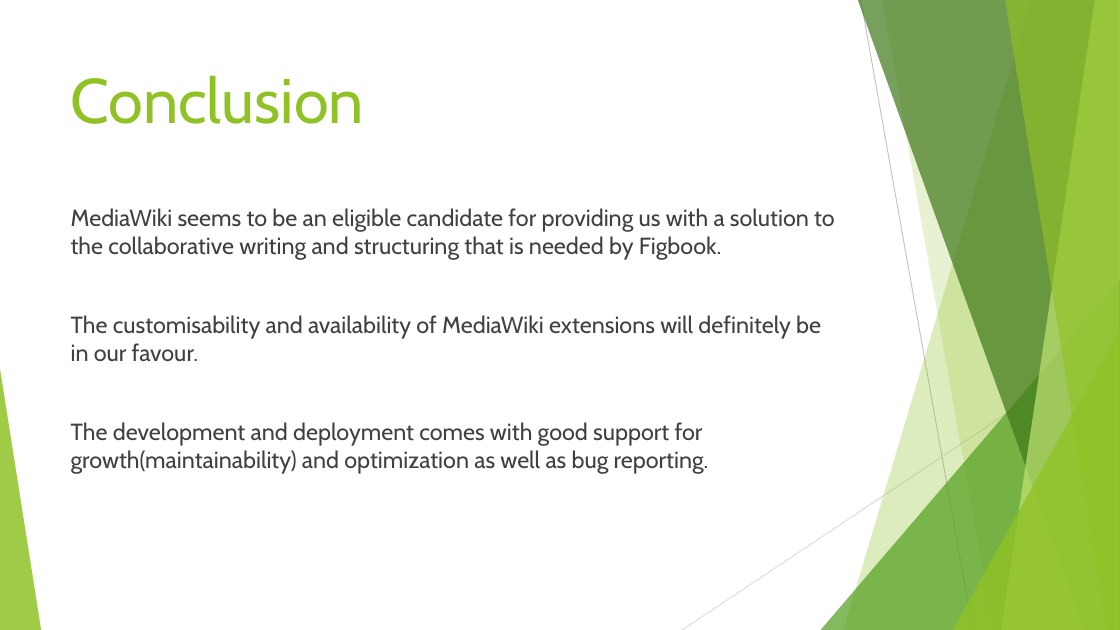
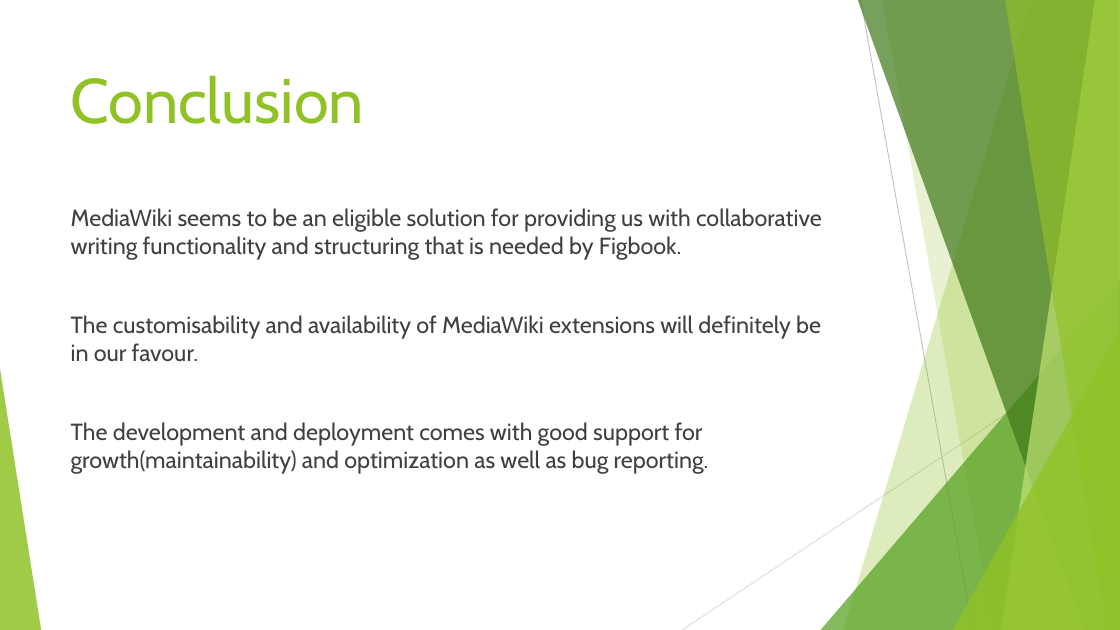
Before and after one commit to SpheMalo/COS-301-Main-Project, a slide deck: slide 5 of MediaWiki Research/MediaWikiInstallationAndDeploymentPresentation.pptx. Drawn at 1120x630 pixels with LibreOffice and Linux fonts; fonts in the diff are those of the drawing. Boxes give left, top, right and bottom in pixels: in the first picture for what was removed or moved away, otherwise in the second. Text is boxed around its words. In the diff, an @@ line names an element or a change of style, - is before the commit and + after.

Commit message:
Updated presentation slides

```diff
--- a/MediaWiki Research/MediaWikiInstallationAndDeploymentPresentation.pptx
+++ b/MediaWiki Research/MediaWikiInstallationAndDeploymentPresentation.pptx
@@ text at (71, 208, 822, 260): text changed @@
-MediaWiki seems to be an eligible candidate for providing us with a solution to the collaborative writing and structuring that is needed by Figbook.
+MediaWiki seems to be an eligible solution for providing us with collaborative writing functionality and structuring that is needed by Figbook.
```
Also in this commit, not shown: 2 other slides changed.
